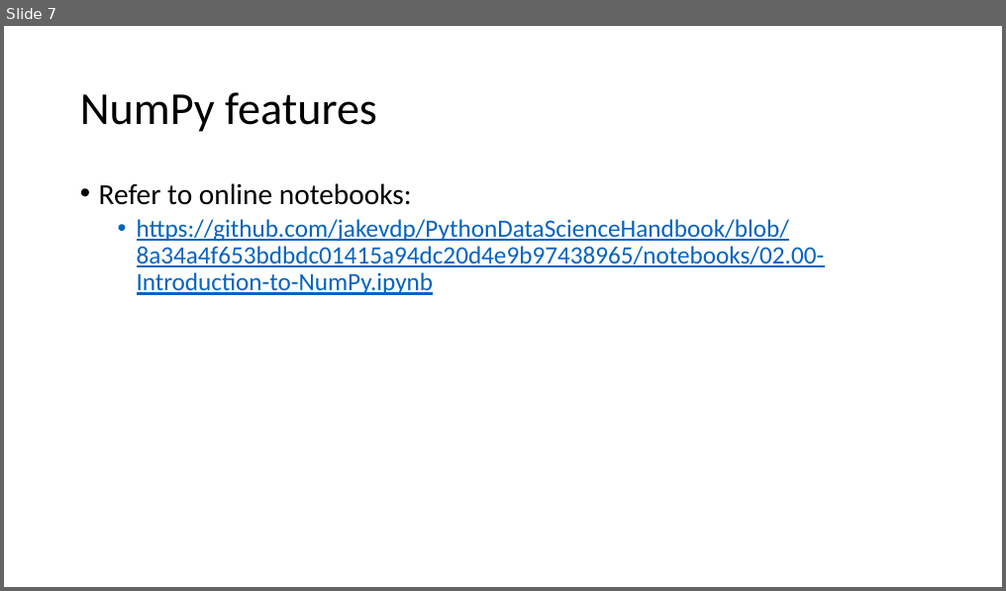
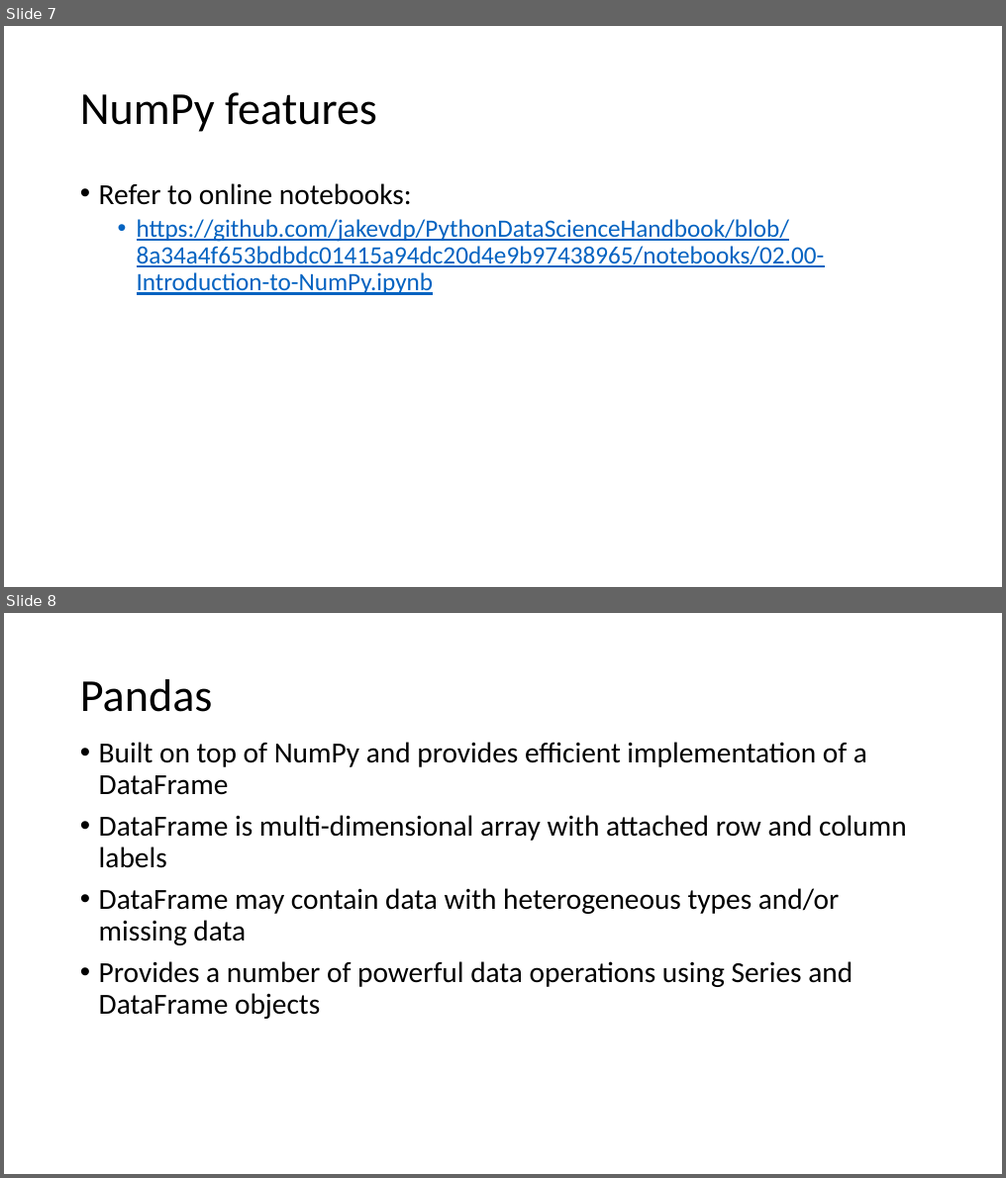
Before and after one commit to ppawar/ppawar.github.io, a slide deck: Spring2020/CSE351-S20/lectures/Python for Data Science - JakeVanderPlas.pptx. Shown one above the other, each under a label of ours: slide 7 before the commit, slides 7 and 8 after it. The pictures are 1006x591 and 1006x1178 pixels, drawn with LibreOffice and Linux fonts; fonts in the diff are those of the drawing. Boxes give left, top, right and bottom in pixels: in the first picture for what was removed or moved away, otherwise in the second. Text is boxed around its words. In the diff, an @@ line names an element or a change of style, - is before the commit and + after.

```diff
--- a/Spring2020/CSE351-S20/lectures/Python for Data Science - JakeVanderPlas.pptx
+++ b/Spring2020/CSE351-S20/lectures/Python for Data Science - JakeVanderPlas.pptx
@@ slide 8 added at (4,613,1002,1174), background #FFFFFF @@
@@ title added at (80,679,213,712), 44 pt, text #000000 @@
+Pandas
@@ text added at (99,742,907,1019), 28 pt, text #000000 @@
+• Built on top of NumPy and provides efficient implementation of a DataFrame
+• DataFrame is multi-dimensional array with attached row and column labels
+• DataFrame may contain data with heterogeneous types and/or missing data
+• Provides a number of powerful data operations using Series and DataFrame objects
```
Also in this commit, not shown: 1 slide changed, 3 other slides added.
